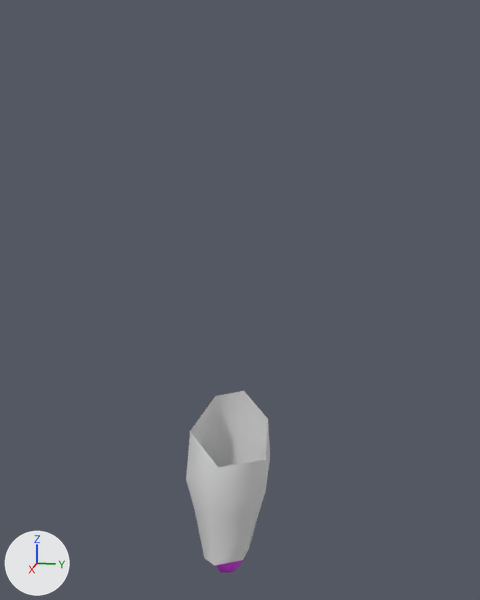
The glTF model gui/app/public/models/skeleton/upper_leg.gltf, before and after one commit.
Before and after are seen from a 50 mm camera at (1.554, 0.344, 0.709) aimed at (-0.075, 0.018, 0.302). The lights are fixed; the arrows at lower left show +X, +Y and +Z. The picture after the commit comes second. Vertices at exactly the same position are counted once.

Before the edit, the objects in view are built like this:
```python
me_left_upper_leg_003 = bpy.data.meshes.new('LEFT_UPPER_LEG.003')
me_left_upper_leg_003.from_pydata(...)  # 43 vertices, 66 faces; spans x -0.096..0.087, y -0.105..0.108, z -0.44..0.056
# faces by material slot: [36, 30]
me_left_upper_leg_003.materials.append(mat_material)  # white #e7e7e7
me_left_upper_leg_003.materials.append(mat_material_001)  # pink #d73ee7
ob_left_upper_leg = bpy.data.objects.new('LEFT_UPPER_LEG', me_left_upper_leg_003)
ob_left_upper_leg.location = (0.0, 0.0, 0.0)
```
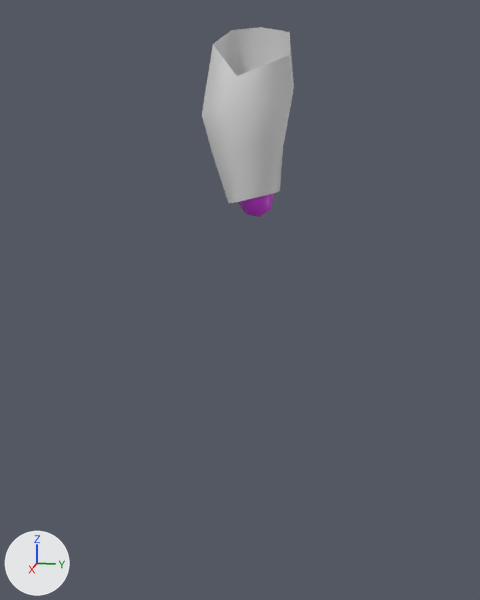
Pixel boxes (x1, y1, x2, y2) of what changed, in the pictures (480 x 600 px; the box of a moved part takes in the faces that stretch with it):
'LEFT_UPPER_LEG', reshaped, moved (9% wider)
    before: (186, 391, 270, 573)
    after: (202, 27, 294, 217)
part 1 of me_left_upper_leg_003, moved or reshaped
    before: (215, 560, 242, 573)
    after: (238, 194, 274, 217)
part 2 of me_left_upper_leg_003, moved or reshaped
    before: (186, 391, 270, 566)
    after: (202, 27, 294, 203)

The change, as a list of edits to the scene's bpy script:
```text
Change me_left_upper_leg_003:
    used by ob_left_upper_leg; location = (0.0, 0.0, 0.0)
    remove me_left_upper_leg_003.from_pydata(...)  # 43 vertices, 66 faces; spans x -0.096..0.087, y -0.105..0.108, z -0.44..0.056
    add me_left_upper_leg_003.from_pydata(...)  # 43 vertices, 66 faces; spans x -0.09..0.101, y -0.105..0.117, z -0.439..0.025
    me_left_upper_leg_003 part 1: the loose piece of 19 vertices spanning x -0.041..0.041, y -0.05..0.043, z -0.44..-0.296 is turned 3.9 degrees about the x axis through the mesh origin
    me_left_upper_leg_003 part 2: 24 of 43 vertices moved; they spanned x -0.096..0.087, y -0.105..0.108, z -0.401..0.056 and now span x -0.09..0.101, y -0.105..0.117, z -0.404..0.025; mean shift (0.007, 0.009, -0.007); largest move (0.079, -0.013, -0.233) -> (0.089, -0.005, -0.27)
Change ob_left_upper_leg:
    ob_left_upper_leg.location: (0.0, 0.0, 0.0) -> (-0.13, 0.024, 0.948)
```
